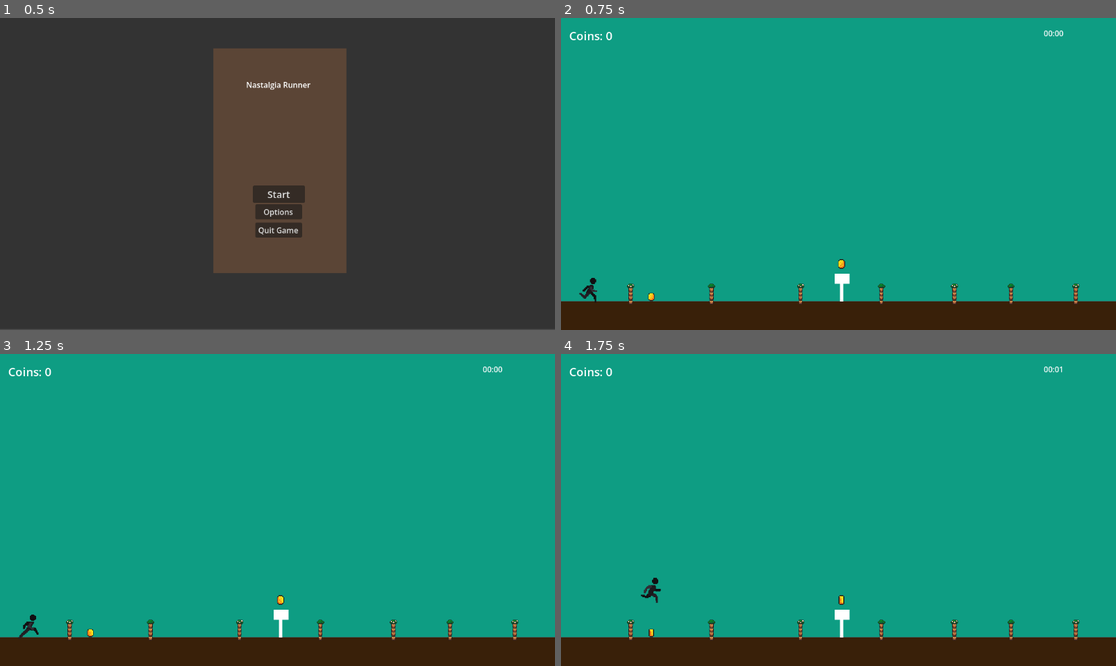
Above: before the commit, frames 1-4 (two rows, left to right).
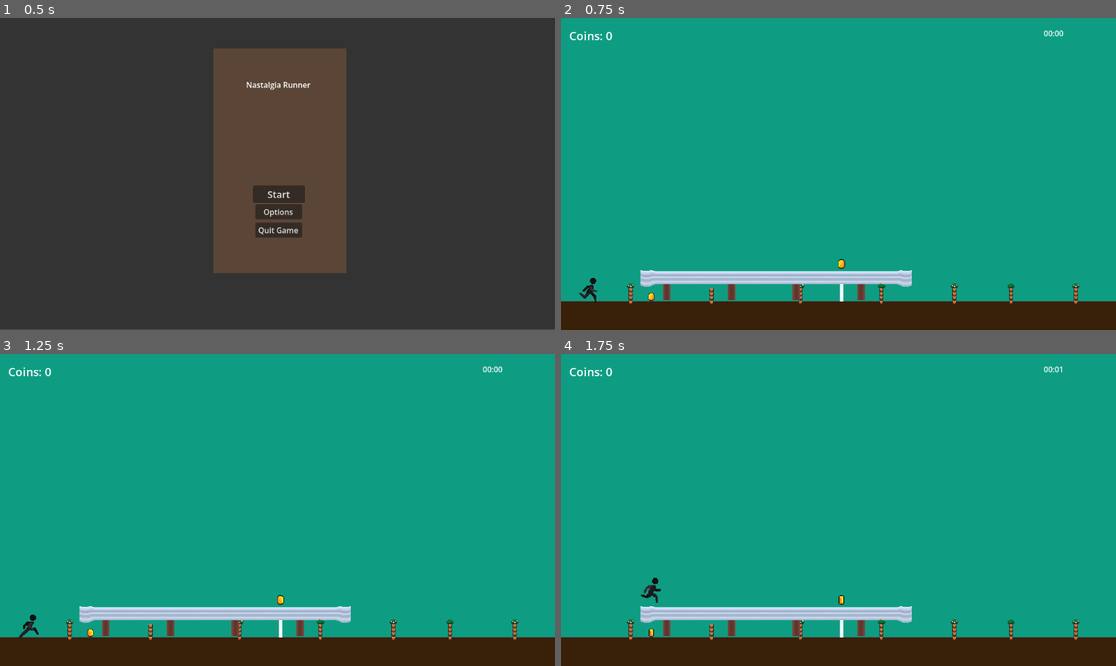
Above: after the commit, the same moments.

Repository: theejackalope/Gamin-the-Jamin
Game: Godot game, scene res://scenes/Menus/main_menu.tscn
The game is run twice, just before and just after one commit, with the same random seed, the same clock (stepped at 60 frames per second) and the same inputs.
Inputs:
- Up to frame 1 (0.5 s): no input
- Up to frame 2 (0.75 s): click "Start" at 0.5 s
- Up to frame 3 (1.25 s): no input
- Up to frame 4 (1.75 s): tap Enter (ui_accept) at 1.25, 1.52 s; hold Right (ui_right) from 1.28 s (still down)

Frame 1 is identical in both runs. In frame 2, 2.4% of the frame differs, in the area x 14-64%, y 80-91%; in frame 3, 2.4%; in frame 4, 2.4%.

Commit message:
Added Pixel Art Assests
Added Bush and Girder PNG's

Diff:
--- a/Godot/gamin-the-jamin/scenes/Yukon(level 1)/level1.tscn
+++ b/Godot/gamin-the-jamin/scenes/Yukon(level 1)/level1.tscn
@@ -1,6 +1,7 @@
 [gd_scene format=3 uid="uid://dafuyfhprxo2a"]
 
 [ext_resource type="Texture2D" uid="uid://curx86mnbobsy" path="res://assets/placeholder assets/world_tileset.png" id="1_7vnyn"]
+[ext_resource type="Texture2D" uid="uid://t5yaaksehvdl" path="res://assets/art/objects/Girder.png" id="2_ec76h"]
 [ext_resource type="PackedScene" uid="uid://bcutlcq6xwo7a" path="res://scenes/Placeholders/ground.tscn" id="2_f3aqk"]
 [ext_resource type="Script" uid="uid://dkfvxap81w0m5" path="res://scripts/camera_auto_right.gd" id="3_20g6e"]
 [ext_resource type="PackedScene" uid="uid://dxjrpr4t3ydsp" path="res://scenes/Placeholders/sky.tscn" id="3_in3m1"]
@@ -141,8 +142,16 @@
 2:15/0 = 0
 3:15/0 = 0
 
+[sub_resource type="TileSetAtlasSource" id="TileSetAtlasSource_28kin"]
+texture = ExtResource("2_ec76h")
+texture_region_size = Vector2i(64, 64)
+0:0/0 = 0
+1:0/0 = 0
+2:0/0 = 0
+
 [sub_resource type="TileSet" id="TileSet_k8edj"]
 sources/0 = SubResource("TileSetAtlasSource_leeew")
+sources/2 = SubResource("TileSetAtlasSource_28kin")
 
 [node name="main layer" type="Node2D" unique_id=1328268789]
 position = Vector2(2, 585)
@@ -151,7 +160,7 @@
 z_index = 10
 tile_set = SubResource("TileSet_k8edj")
 format = 2
-layer_0/tile_data = PackedInt32Array(-65527, 131072, 8, -131 …(1814 unchanged characters)… , 65536, 6, -196478, 65536, 6, -196589, 65536, 5, -196568, 65536, 5, -196552, 65536, 5, -196537, 65536, 5, -196522, 65536, 5, -196506, 65536, 5, -196488, 65536, 5, -196468, 65536, 5)
+layer_0/tile_data = PackedInt32Array(-65527, 131072, 8, -131 …(1814 unchanged characters)… , 65536, 6, -196478, 65536, 6, -196589, 131074, 0, -196568, 65536, 5, -196552, 65536, 5, -196537, 65536, 5, -196522, 65536, 5, -196506, 65536, 5, -196488, 65536, 5, -196468, 65536, 5, -196593, 65538, 0, -196596, 2, 0, -196585, 65538, 0, -196581, 131074, 0, -196577, 65538, 0, -196573, 131074, 0, -196569, 65538, 0, -196566, 2, 268435456)
 
 [node name="ground" parent="." unique_id=422678836 instance=ExtResource("2_f3aqk")]
 position = Vector2(46, -9)
Binary file added: Godot/gamin-the-jamin/assets/art/objects/Bush.png
Not shown, added: Godot/gamin-the-jamin/assets/art/objects/Bush.png.import
Binary file added: Godot/gamin-the-jamin/assets/art/objects/Girder.png
Not shown, added: Godot/gamin-the-jamin/assets/art/objects/Girder.png.import
